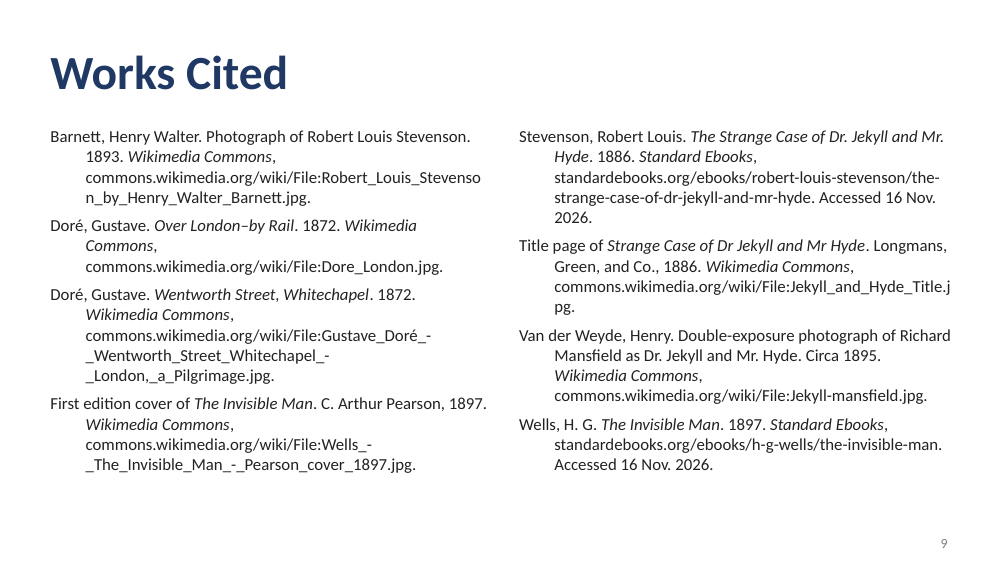
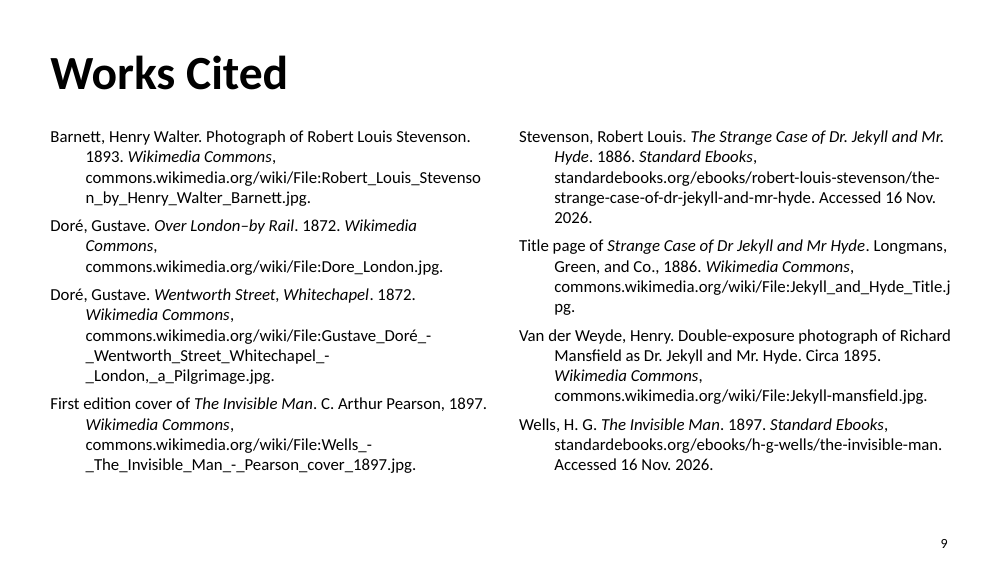
Before and after one commit to mugen123123/Mugen123123, a slide deck: slide 9 of Homework/English_Jekyll_Hyde_Adaptation_Presentation/Presentations/Jekyll_Hyde_vs_Invisible_Man_Presentation.pptx. Drawn at 1008x567 pixels with LibreOffice and Linux fonts; fonts in the diff are those of the drawing. Boxes give left, top, right and bottom in pixels: in the first picture for what was removed or moved away, otherwise in the second. Text is boxed around its words. In the diff, an @@ line names an element or a change of style, - is before the commit and + after.

```diff
--- a/Homework/English_Jekyll_Hyde_Adaptation_Presentation/Presentations/Jekyll_Hyde_vs_Invisible_Man_Presentation.pptx
+++ b/Homework/English_Jekyll_Hyde_Adaptation_Presentation/Presentations/Jekyll_Hyde_vs_Invisible_Man_Presentation.pptx
@@ title "Works Cited" at [50,55,288,90]: text colour #1F3864 to #000000 @@
@@ text "Barnett, Henry Walter. Photograph of ..." at [50,130,487,473]: text colour #222222 to #000000 @@
@@ text "Stevenson, Robert Louis. The Strange ..." at [519,130,951,470]: text colour #222222 to #000000 @@
@@ page number at [941,539,948,548]: text colour #7F7F7F to #000000 @@
```
Also in this commit, not shown: 8 other slides changed.
